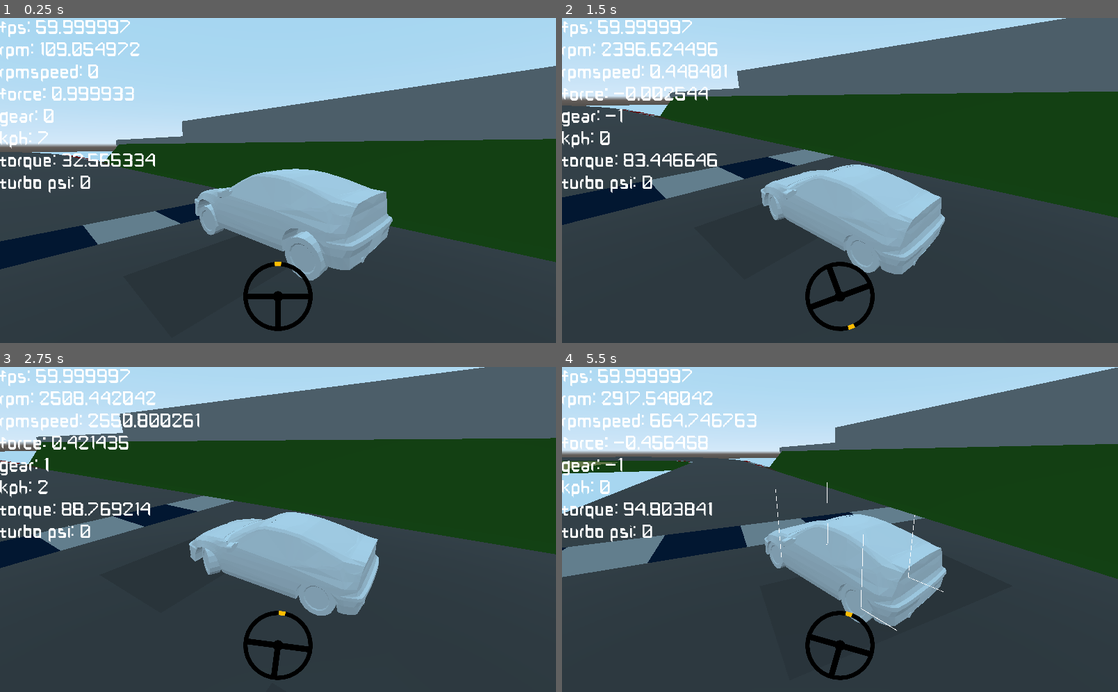
Above: before the commit, frames 1-4 (two rows, left to right).
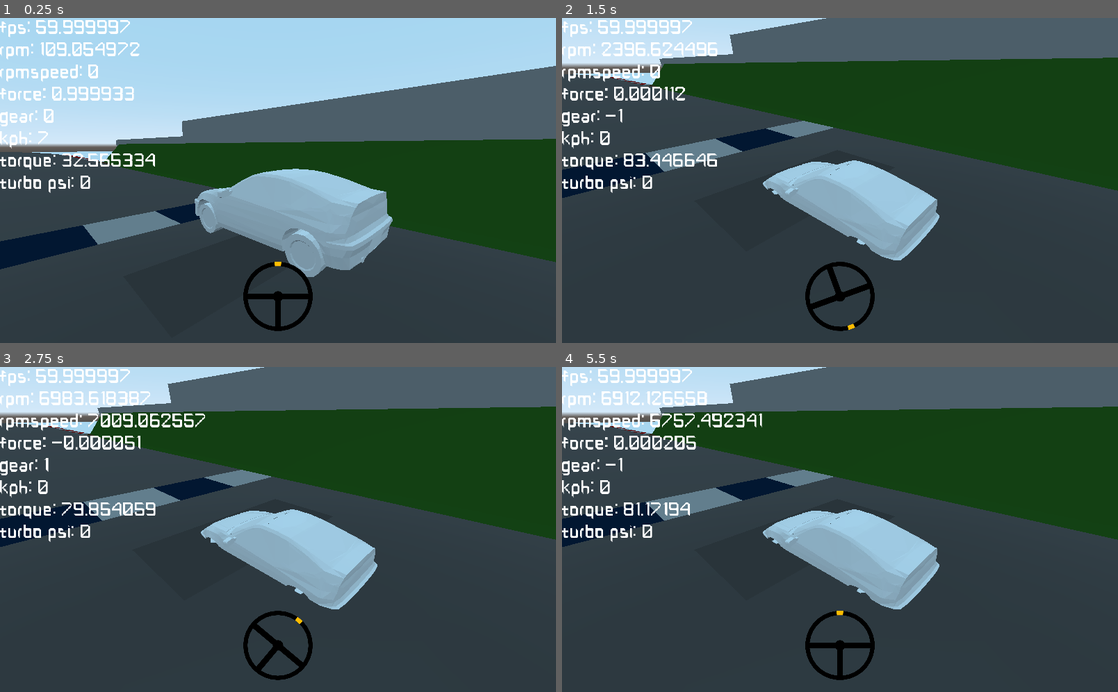
Above: after the commit, the same moments.

Repository: jreo03/g-rcp
Game: Godot game, scene res://world.tscn
The game is run twice, just before and just after one commit, with the same random seed, the same clock (stepped at 60 frames per second) and the same inputs.
Inputs (mouse positions are in pixels of both pictures, inside the frame that each line leads up to):
- Up to frame 1 (0.25 s): no input
- Up to frame 2 (1.5 s): move the mouse to (962, 164) at 0.52 s; hold D (right) 0.53-1.28 s; hold Right mouse button (brake_mouse) 0.53-1.28 s; move the mouse to (728, 196) at 1.27 s; hold S (brake) from 1.28 s (still down); tap Shift (clutch) at 1.35 s
- Up to frame 3 (2.75 s): move the mouse to (333, 458) at 2.02 s; release S (brake) at 2.03 s; hold D (right) from 2.03 s (still down); hold W (clutch_mouse) from 2.03 s (still down)
- Up to frame 4 (5.5 s): move the mouse to (812, 594) at 2.77 s; release D (right) at 2.78 s; release W (clutch_mouse) at 2.78 s; hold P (shiftup) 2.78-3.53 s; click (812, 594) at 2.85 s; move the mouse to (1006, 578) at 3.52 s; hold A (left) 3.53-5.03 s; tap Q (shiftdown_mouse) at 3.6 s; move the mouse to (673, 480) at 4.27 s; tap E (shiftup_mouse) at 4.35 s; move the mouse to (867, 529) at 5.02 s; hold S (brake) from 5.03 s (still down); tap F (toggle_visualisation) at 5.1 s

The runs differ from the first frame. In frame 1, 0.2% of the frame differs, in the area x 35-59%, y 56-81%; in frame 2, 30%; in frame 3, 28%; in frame 4, 34%, in the area x 0-100%, y 0-97%.
Error after the commit: Invalid get index 'teleporting' (on base: 'RigidBody (car.gd)'). (res://main)

Commit message:
Update wheel.gd

Diff:
--- a/RCP/main scripts/wheel.gd
+++ b/RCP/main scripts/wheel.gd
@@ -1,4 +1,6 @@
 extends RayCast
+
+var woffset = 0.1 # offset the wheels above the ground, useful when you have fake shadows going on
 
 # external (could be adjusted for individual wheels by another script)
 var tyre_code = "0250-185-060-14" # the first 4-row is the grip amount. set to "0250" by default
@@ -87,7 +89,6 @@
 var scrub = 0.0
 var dist = 0.0
 var contactforce = 0.0
-var brakeforce = 0.0
 var currentconnection = 0.0
 var slip = 0.0
 var slipz = 0.0
@@ -96,6 +97,7 @@
 var skidspin = 0.0
 var skid = 0.0
 var skid2 = 0.0
+var brakeforce = 0.0
 
 var currentstif = 0.0
 var currentelast = 0.0
@@ -130,7 +132,7 @@
 	tyrewidth = int(tyre_code.substr(5,3))
 	tyrear = int(tyre_code.substr(9,4))
 	rimsize = int(tyre_code.substr(13,2))
-	tread = int(tyre_code.substr(16,3))
+	tread = tyrear
 
 
 	wheelsize =  (( float(tyrewidth)*((float(tyrear)*2.0)/100.0) + float(rimsize)*25.4 )*0.003269)/4.0
@@ -148,7 +150,7 @@
 	thread = 1.0
 
 	if Connection>0:
-		get_parent().GearAssistant[2] = wheelsize
+		get_parent().GearAssistant[2] = wheelsize*2.0
 
 
 func _ready():
@@ -159,9 +161,6 @@
 	v1.global_transform.origin = global_transform.origin
 	v2.global_transform.origin = get_node("geometry").global_transform.origin
 
-	if WheelScale:
-		wheelsize = WheelScale
-		grip = TyreGrip*250
 
 func _physics_process(delta):
 #	print(get_parent().get_node("test").linear_velocity)
@@ -188,7 +187,6 @@
 	v1.linear_velocity = -(v1.global_transform.origin -  global_transform.origin)*rigidity
 	v2.linear_velocity = -(v2.global_transform.origin -  get_node("geometry").global_transform.origin)*tyrerigidity
 	get_node("contact_axis/force").translation = Vector3(0,0,0)
-	get_node("contact_axis/force_susp").translation = Vector3(0,0,0)
 
 	var rotation_za = get_node("axis").rotation_degrees.z
 	var w = -((dist-StrutOffset)*Suspension_Geometry)/(translation.x/deg2rad(90.0))
@@ -227,6 +225,8 @@
 		toe = -toe
 
 	rotation_degrees.y = st -toe
+#	if translation.z>0:
+#		$animation.rotation_degrees.y = -rotation_degrees.y +get_parent().steer2*40.0
 
 	# differential
 	if not Differential_Connection == "":
@@ -264,7 +264,7 @@
 #	print(currentconnection)
 
 	# ----
-	if is_colliding():
+	if is_colliding() and not get_parent().teleporting:
 
 		#suspension
 		get_node("geometry").global_transform.origin = get_collision_point()
@@ -304,18 +304,24 @@
 		if scvelo>0.0:
 			scvelo *= damp
 
-		compress2 = (get_node("geometry").translation.y-cast_current -Rest)*currentelast
+		var rest2 = Rest
+
+		if get_parent().get_parent().name == "menu":
+			if get_parent().get_parent().mainmenu:
+				rest2 += rand_range(-0.025,0.025)
+
+		compress2 = (get_node("geometry").translation.y-cast_current -rest2)*currentelast
 #		compress2 *= 1.0
 		if compress2<0:
 			compress2 = 0
 
-		if (get_node("geometry").translation.y-cast_current)>Rest :
+		if (get_node("geometry").translation.y-cast_current)>rest2 :
 			compress = (scvelo - compress2)*currentstif
 		if compress>0:
 			compress = 0
 
 		wheelcompression = -compress
-		get_node("contact_axis/force_susp").translation.y = -compress
+		get_node("contact_axis/force").translation.y = -compress
 
 		tyrecompressed = (((wheelcompression)/1000.0)*tyrecompressrate)*(-(wheelangle)+1)
 		tyrecompressed *= 1.0 -wheelangle
@@ -472,9 +478,6 @@
 			var unitd = 0.0015/(mass/currentgrip)
 			offsettedzw = (currentgrip*wheelweight)/unita
 
-#			if contactforce == 0.0:
-#				longimode = 1.0
-
 			offsettedz = ((abs(wv)*(lateraldamp/unitb))/(1.0/4.0))*longimode + offsettedzw*(-(longimode)+1.0)
 			offsettedx = ((thevelo*(lateraldamp/unitb))/(1.0/4.0))
 
@@ -524,8 +527,6 @@
 			elif wsing>0.75/(cgroundmaterial +1.0):
 				wsing = 0.75/(cgroundmaterial +1.0)
 
-			wsing = 0.0
-
 #			print(wsing)
 			var going = rayvelocity2velocity
 
@@ -548,7 +549,7 @@
 
 #			going = 1.0
 
-#			wsing = 1.0
+			wsing = 0.0
 
 			var siding = abs(c_rayvelocity2.x/(rayvelocity2velocity +1.0))
 			siding *= 5.0
@@ -582,11 +583,9 @@
 			var method1 = Vector2(Vector2(abs(distz),dapedx).length() -offsettedz,Vector2(dapedz*1.0,abs(distx)).length())
 			var method2 = Vector2(abs(distz) + dapedx - offsettedz,dapedz*1.0 + abs(distx))
 			var methodw = Vector2(abs(distz),dapedx*2.0).length() -offsettedz
-
 #			var methodtest = Vector2(abs(distz),abs(distx)).length()
 
 #			wsing = 1.0
-
 			var dampz = method1.x*(-(wsing)+1.0) + method2.x*wsing
 			var dampw = methodw*1.0
 			var dampx = method1.y*(-(wsing)+1.0) + method2.y*wsing
@@ -762,6 +761,7 @@
 	var clutchon = get_parent().get("clutchon")*get_parent().get("clutchon")
 
 	if not get_parent().get("gear") == 0 and get_parent().dsweightrun>0	:
+		var stabinfluence = 1.0/(get_parent().dsweightrun/2.0)
 		var dist = 0.0
 		if get_parent().gear == -1:
 			dist = abs(get_parent().GearRatios[0] - get_parent().ReverseRatio)
@@ -771,6 +771,10 @@
 		if stab<0:
 			 stab = 0
 
+		stab *= 1.0-((get_parent().throttle*0.4)*stabinfluence)
+
+		stab *= stabinfluence
+
 		var css = stab*35.0
 		var dss = stab*12.5
 
@@ -781,6 +785,10 @@
 
 		css *= rat/100.0
 		dss *= rat/100.0
+		if css<1.0:
+			css = 1.0
+		if dss<1.0:
+			dss = 1.0
 
 		var bite1 = tvd/css
 		var bite2 = tvd/dss
@@ -829,16 +837,18 @@
 		brakeforce -= (rayvelocity2.z+contactforce)
 	# -----------------
 
+	get_node("geometry").translation.y += woffset
+
 	var weight = get_parent().mass
 
-	var fuckign = 1.0
+	var momentumidk = 1.0
 
 	if get_node("contact_axis/force").translation.z<0.0 and translation.z<0.0 or get_node("contact_axis/force").translation.z>0.0 and translation.z>0.0:
-		fuckign /= ( (abs(get_node("contact_axis/force").translation.z/get_parent().mass)/get_parent().mass)*abs(get_node("contact_axis/force").translation.x/get_parent().mass)/1.0 +1.0)
+		momentumidk /= ( (abs(get_node("contact_axis/force").translation.z/get_parent().mass)/get_parent().mass)*abs(get_node("contact_axis/force").translation.x/get_parent().mass)/1.0 +1.0)
 	var def = get_node("geometry").translation
 	get_node("geometry").global_transform.origin = get_parent().global_transform.origin
 
-	get_node("geometry").translation -= (get_node("geometry").translation - def)*fuckign
+	get_node("geometry").translation -= (get_node("geometry").translation - def)*momentumidk
 
 	var orgin = get_node("geometry").global_transform.origin
 
@@ -852,4 +862,7 @@
 	get_node("animation").global_transform.origin = get_node("geometry").global_transform.origin
 #	get_node("animation").global_transform.origin = orgin
 	get_node("animation").translation.y += cast_to.y-cast_current
-	get_node("animation/spinning").rotation_degrees.x += wv
+	if get_parent().get_parent().name == "menu" and get_parent().get_parent().get("mainmenu"):
+		get_node("animation/spinning").rotation_degrees.x += 30
+	else:
+		get_node("animation/spinning").rotation_degrees.x += wv
